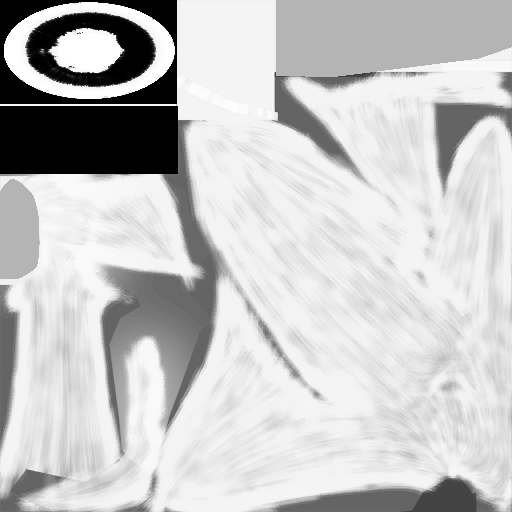
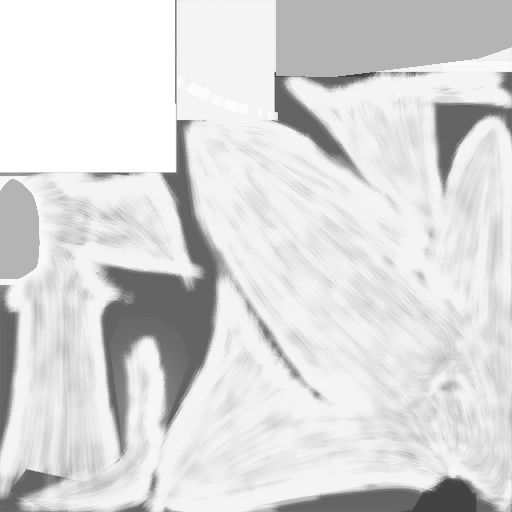
Revision of a layered 512 x 512 image; what changed, layer by layer:
renamed "Body/Eye" to "dark", moved it above "mask copy", painted on it over (0, 0, 178, 174)
added layer "mask copy" above "Skin" over (109, 316, 190, 476)
added layer "Fade" (overlay) above "Fade #1" over (0, 135, 90, 318)
added layer "Fade #1" (overlay) above "EverythingElse" over (0, 135, 90, 318)
"EverythingElse": opacity 100% → 75%, painted on it over (0, 0, 210, 512)
